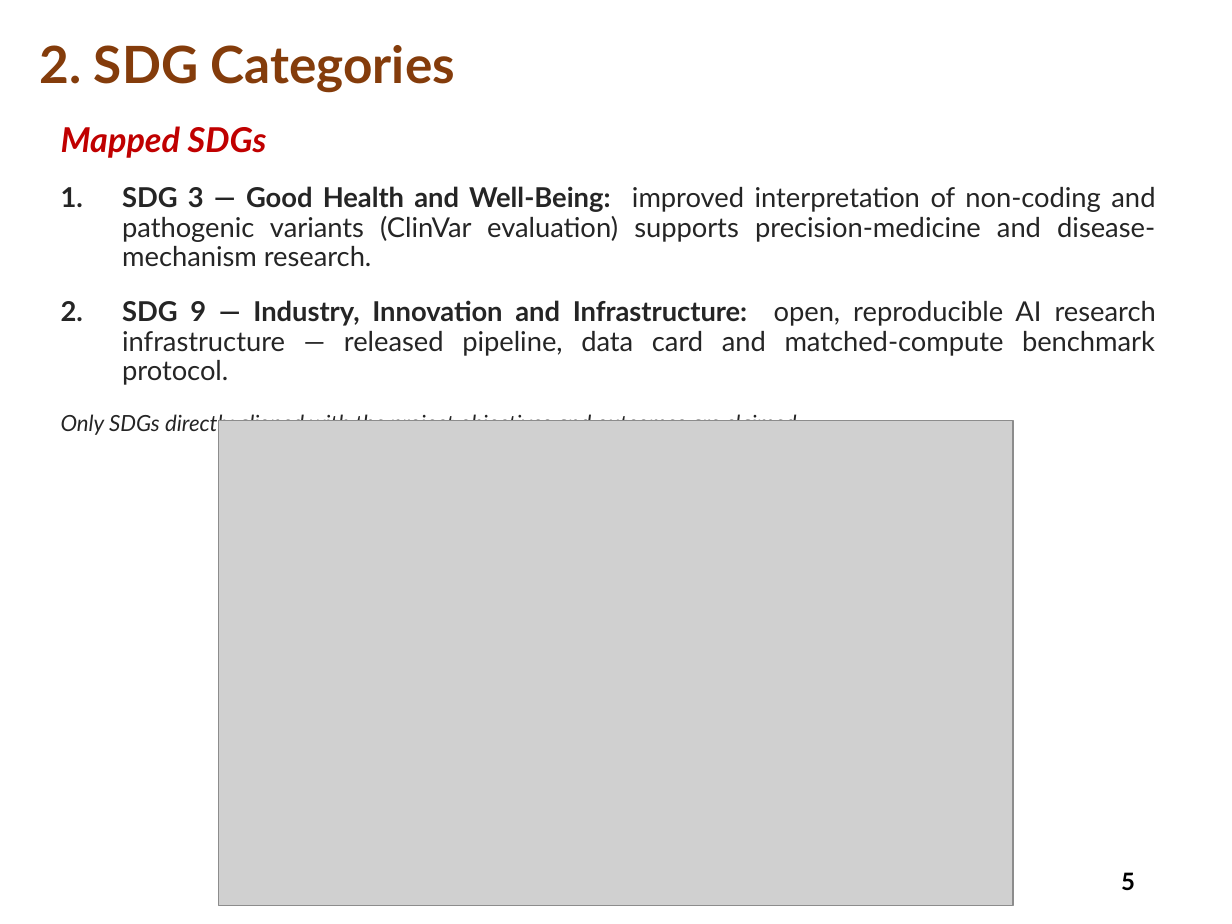
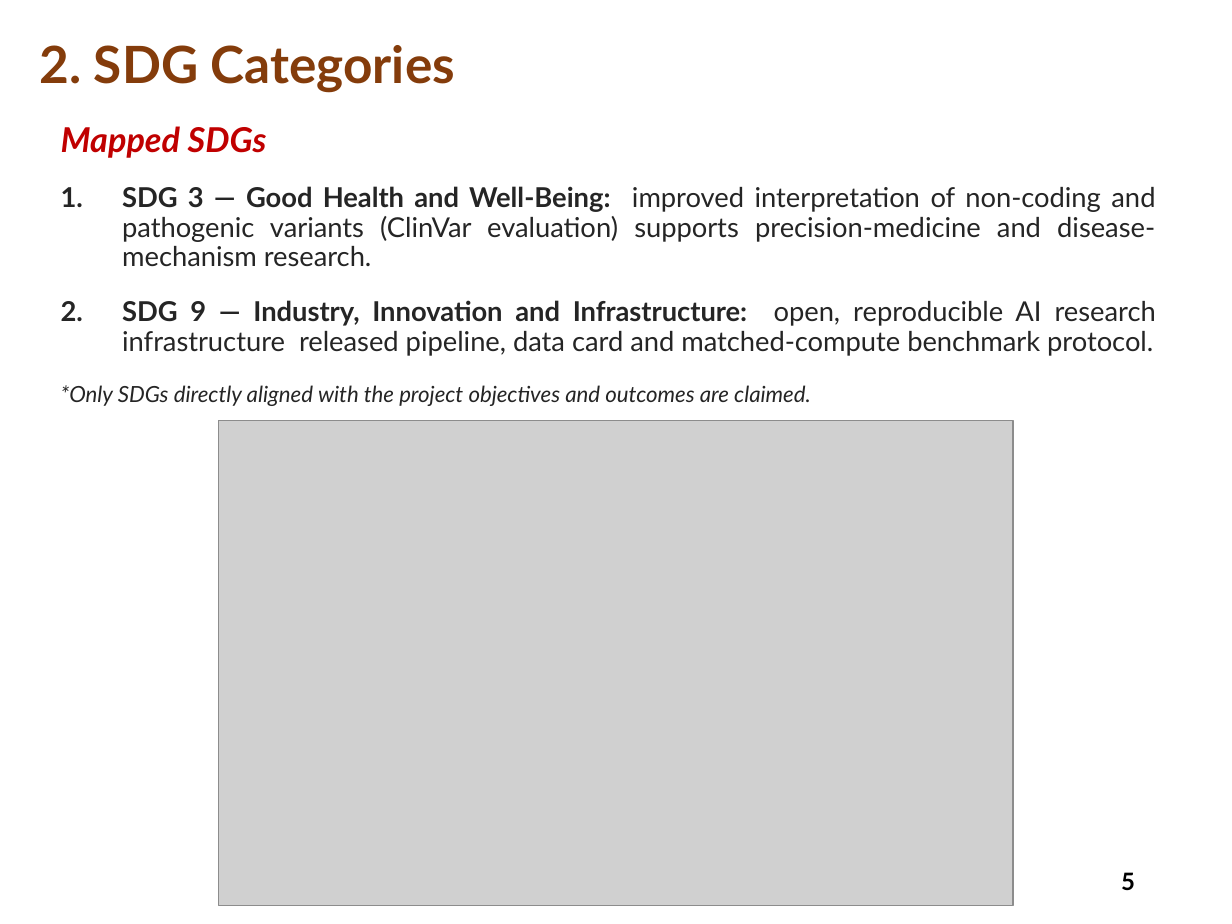
Before and after one commit to charansaiponnada/3D-Chromatin-Aware-Genomic-FM, a slide deck: slide 5 of presentations/Mini_Project_Review_0.pptx. Drawn at 1232x924 pixels with LibreOffice and Linux fonts; fonts in the diff are those of the drawing; grey boxes stand for pictures. Boxes give left, top, right and bottom in pixels: in the first picture for what was removed or moved away, otherwise in the second. Text is boxed around its words. In the diff, an @@ line names an element or a change of style, - is before the commit and + after.

```diff
--- a/presentations/Mini_Project_Review_0.pptx
+++ b/presentations/Mini_Project_Review_0.pptx
@@ text at (x1=61, y1=300, x2=1156, y2=406): text changed @@
-2. SDG 9 — Industry, Innovation and Infrastructure: open, reproducible AI research infrastructure — released pipeline, data card and matched-compute benchmark protocol.
-Only SDGs directly aligned with the project objectives and outcomes are claimed.
+2. SDG 9 — Industry, Innovation and Infrastructure: open, reproducible AI research infrastructure released pipeline, data card and matched-compute benchmark protocol.
+*Only SDGs directly aligned with the project objectives and outcomes are claimed.
```
Also in this commit, not shown: 10 other slides changed, 7 other files.
